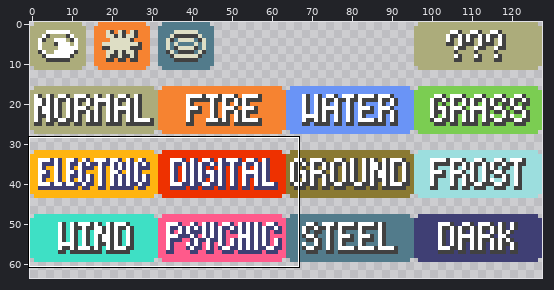
Pixel-art file -- graphics/battle_interface/icons_type.aseprite. Above, an overview of the earlier version with the close-up marked.
Close-up. The starting point:
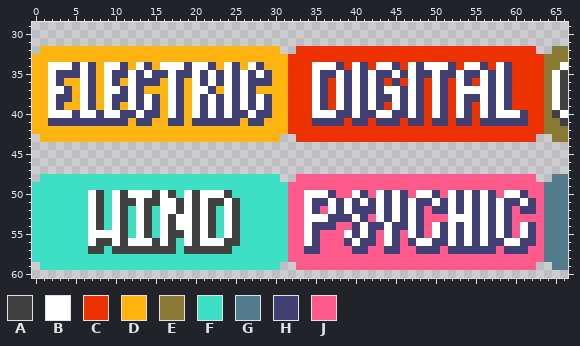
128x128 pixels, 1 frame. Shown: x 0..66, y 29..60. The wide view leaves out empty margins. The commit also changed other parts of the picture, which this record leaves out.
Visible layers, top first: "text", "bg".
Palette (. is transparent): A #414141  B #ffffff  C #ee3100  D #ffb410  E #8a7932  F #3ee0c5  G #527b8b  H #3f3f74  J #ff5a8b
Pixels before, first column x 0:
32 .DDDDDDDDDDDDDDDDDDDDDDDDDDDDDD..CCCCCCCCCCCCCCCCCCCCCCCCCCCCCC..EE
33 DDDDDDDDDDDDDDDDDDDDDDDDDDDDDDDDCCCCCCCCCCCCCCCCCCCCCCCCCCCCCCCCEEE
34 DDBBBHBHDBBHDBHDBBBHBBHDBHDBHDDDCCCBBBHCBHCBBHCBHBBBHCBBHCBHCCCCEEB
35 DDBHHHBHDBHHBHBHHBHHBHBHBHBHBHDDCCCBHHBHBHBHHBHBHHBHHBHHBHBHCCCCEBA
36 DDBHDDBHDBHDBHHHDBHDBHBHBHBHHHDDCCCBHCBHBHBHCHCBHCBHCBHCBHBHCCCCEBA
37 DDBBHDBHDBBHBHDDDBHDBBHDBHBHDDDDCCCBHCBHBHBHBBHBHCBHCBBBBHBHCCCCEBA
38 DDBHHDBHDBHHBHBHDBHDBHBHBHBHBHDDCCCBHCBHBHBHHBHBHCBHCBHHBHBHCCCCEBA
39 DDBHDDBHDBHDBHBHDBHDBHBHBHBHBHDDCCCBHCBHBHBHCBHBHCBHCBHCBHBHCCCCEBA
40 DDBBBHBBHBBHHBHHDBHDBHBHBHHBHHDDCCCBBBHHBHHBBHHBHCBHCBHCBHBBBHCCEAB
41 DDHHHHHHHHHHDHHDDHHDHHHHHHDHHDDDCCCHHHHCHHCHHHCHHCHHCHHCHHHHHHCCEEA
42 DDDDDDDDDDDDDDDDDDDDDDDDDDDDDDDDCCCCCCCCCCCCCCCCCCCCCCCCCCCCCCCCEEE
43 .DDDDDDDDDDDDDDDDDDDDDDDDDDDDDD..CCCCCCCCCCCCCCCCCCCCCCCCCCCCCC..EE
44 ...................................................................
45 ...................................................................
46 ...................................................................
47 ...................................................................
48 .FFFFFFFFFFFFFFFFFFFFFFFFFFFFFF..JJJJJJJJJJJJJJJJJJJJJJJJJJJJJJ..GG
49 FFFFFFFFFFFFFFFFFFFFFFFFFFFFFFFFJJJJJJJJJJJJJJJJJJJJJJJJJJJJJJJJGGG
50 FFFFFFFBAFBABBBABAFBABBBAFFFFFFFJJBBBHJJBHJBHBHJBBHJBHBHBHJBBHJJGGG
51 FFFFFFFBAFBAABAABBABABAABAFFFFFFJJBHHBHBHBHBHBHBHHBHBHBHBHBHHBHJGGG
52 FFFFFFFBAFBAFBAFBBABABAFBAFFFFFFJJBHJBHBHHHBHBHBHJHHBHBHBHBHJHHJGGG
53 FFFFFFFBAFBAFBAFBABBABAFBAFFFFFFJJBBBHHHBHJBHBHBHJJJBBBHBHBHJJJJGGG
54 FFFFFFFBAFBAFBAFBABBABAFBAFFFFFFJJBHHHJJHBHHBHHBHJBHBHBHBHBHJBHJGGG
55 FFFFFFFBBBBAFBAFBAABABAFBAFFFFFFJJBHJJJBHBHJBHJBHJBHBHBHBHBHJBHJGGG
56 FFFFFFFBAABABBBABAFBABBBAAFFFFFFJJBHJJJHBHHJBHJHBBHHBHBHBHHBBHHJGGG
57 FFFFFFFAAFAAAAAAAAFAAAAAAFFFFFFFJJHHJJJJHHJJHHJJHHHJHHHHHHJHHHJJGGG
58 FFFFFFFFFFFFFFFFFFFFFFFFFFFFFFFFJJJJJJJJJJJJJJJJJJJJJJJJJJJJJJJJGGG
59 .FFFFFFFFFFFFFFFFFFFFFFFFFFFFFF..JJJJJJJJJJJJJJJJJJJJJJJJJJJJJJ..GG
Once edited:
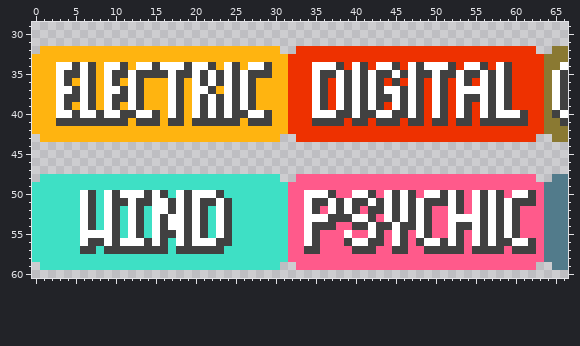
The exact change:
Changed rows in their new state; - is an unchanged pixel.
Layers "text", "bg":
first column x 2:
34 D--A-A---A--BA---A--A--A--BA--------A--A---A--A---A---A--A--
35 DBAA-A--AA-AAAA-AA-A-A-A-AAA------AA-A-A-AA-A-AA-AA-AA-A-A--
36 DBA--A--A--ADD--A--A-A-A-ADD------A--A-A-A-A--A--A--A--A-A--
37 D-BA-A---A-A----A---A--A-A--------A--A-A-A--A-A--A-----A-A--
38 DBAA-A--AA-ADD--A--A-A-A-ADD------A--A-A-AA-A-A--A--AA-A-A--
39 DBA--A--A--ADD--A--A-A-A-ADD------A--A-A-A--A-A--A--A--A-A--
40 D--A--A--AA-BA--A--A-A-AA-BA--------AA-AA--AA-A--A--A--A---A
41 DAAAAAAAAA-AAA-AA-AAAAAA-AAA-----AAAA-AA-AAA-AA-AA-AA-AAAAAA
first column x 6:
50 BAFBAB--ABAFBAB--AF------------A---BAJBABAJ-BA-AJBABAJ-BA
51 BAFBA-BA-B-ABABA-BAF---------AA-A-AABABABABAAA-AJBABABAAA
52 BAFBAFBAFB-ABABAFBAF---------A--A-AJAABABABAJJ-AJBABABAJJ
53 BAFBAFBAFBAB-ABAFBAF-----------AAA-BAJBABABA-----BABABA--
54 BAFBAFBAFBAB-ABAFBAF---------AAA--AABAABAABAJJ-AABABABAJJ
55 B---AFBAFBA-BABAFBAF---------A----JJBAJBAJBAJJ-AJBABABAJJ
56 BA-BAB--ABAFBAB--A-F---------A---A-BAAJBAJA-BA-AJBABAA-BA
57 A-FA-------FA-----F---------AA----AAA-JAA-JAAAAAJAAAAJAAA
Pixel boxes of the changes (left, top, right, bottom) in both close-ups:
changed: (48, 62, 272, 126)
changed: (312, 62, 528, 126)
changed: (80, 190, 240, 254)
changed: (304, 190, 536, 254)
